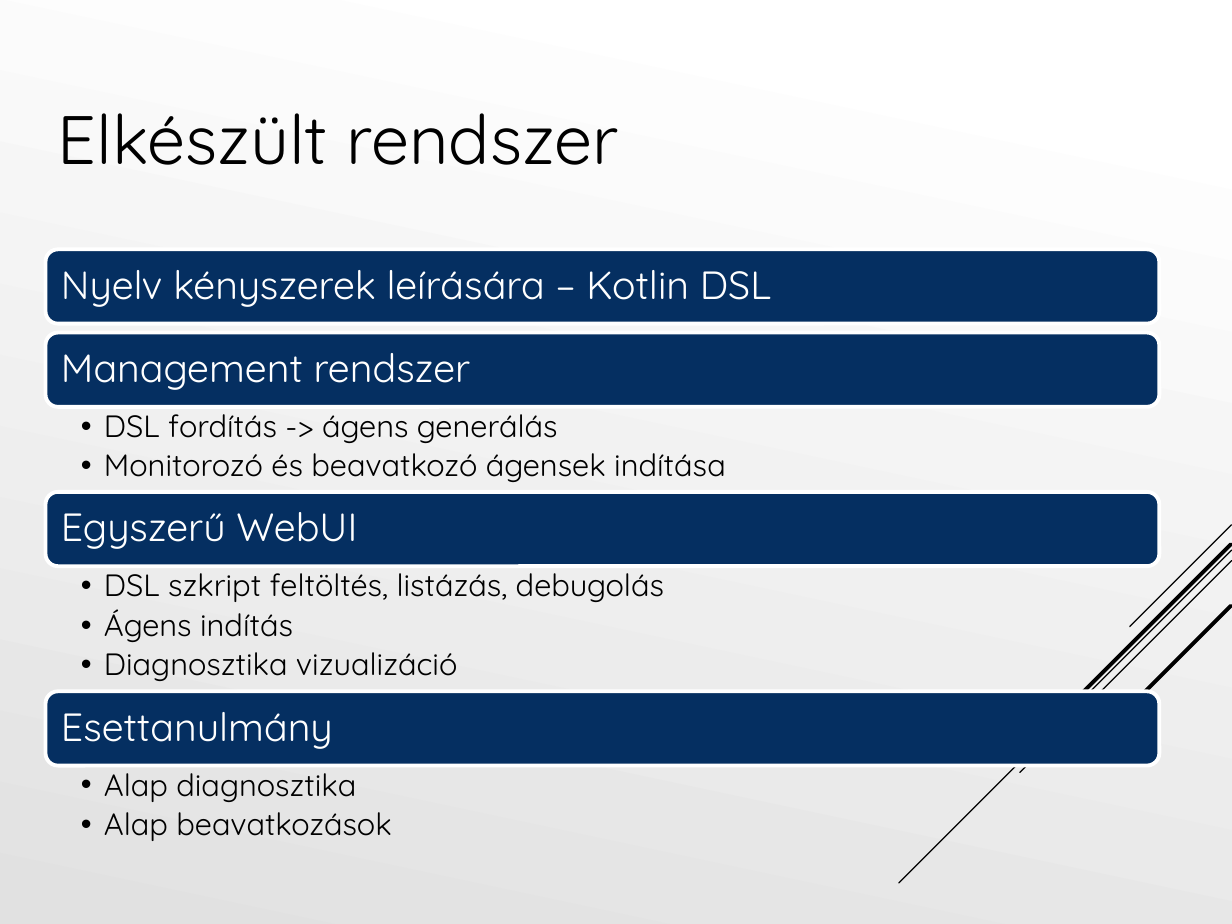
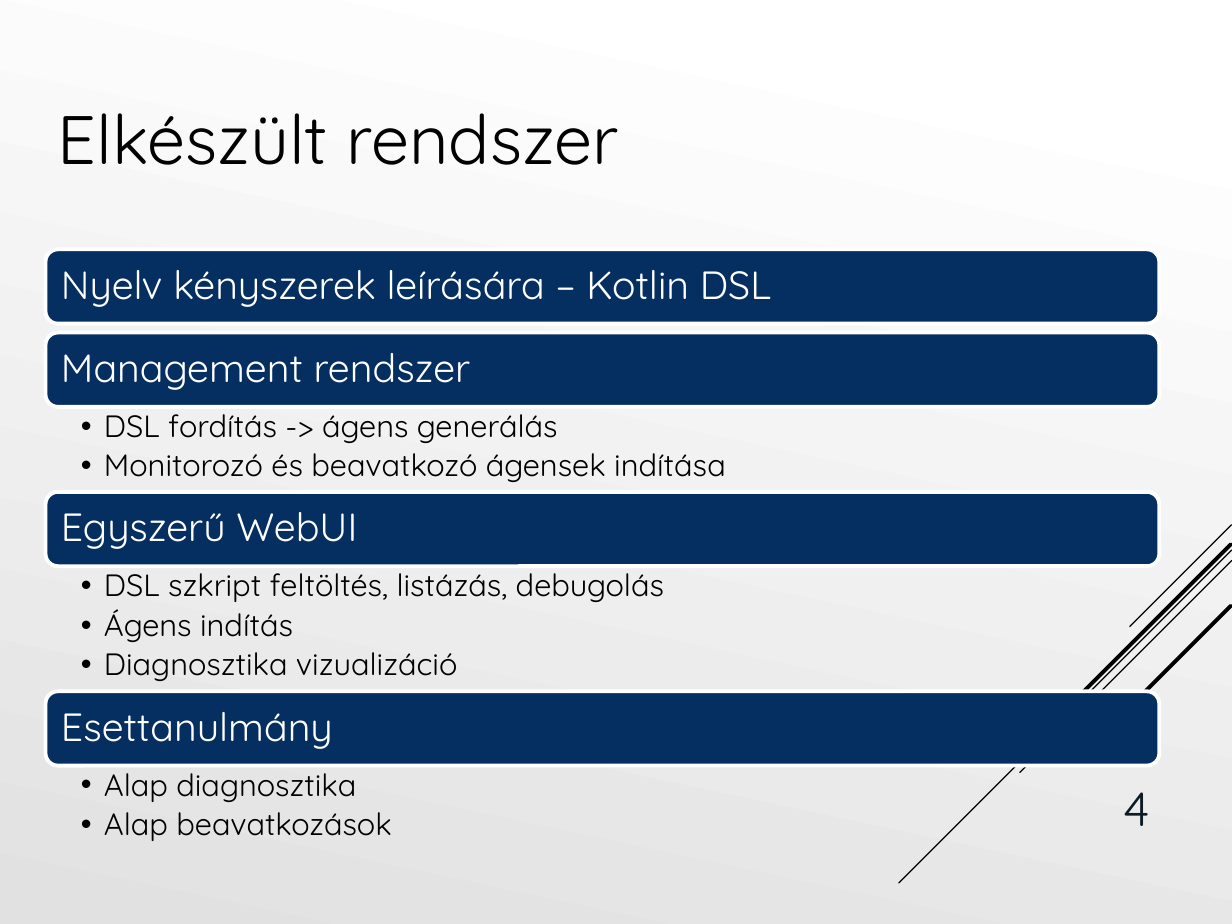
Before and after one commit to Tiegris/KonstrainR, a slide deck: slide 4 of ppt/prezi.pptx. Drawn at 1232x924 pixels with LibreOffice and Linux fonts; fonts in the diff are those of the drawing. Boxes give left, top, right and bottom in pixels: in the first picture for what was removed or moved away, otherwise in the second. Text is boxed around its words. In the diff, an @@ line names an element or a change of style, - is before the commit and + after.

```diff
--- a/ppt/prezi.pptx
+++ b/ppt/prezi.pptx
@@ page number added at (1124,792,1151,826), 28 pt, text #0D1B25 @@
+4
```
Also in this commit, not shown: 15 other slides changed, 6 slides added, 2 slides removed.
